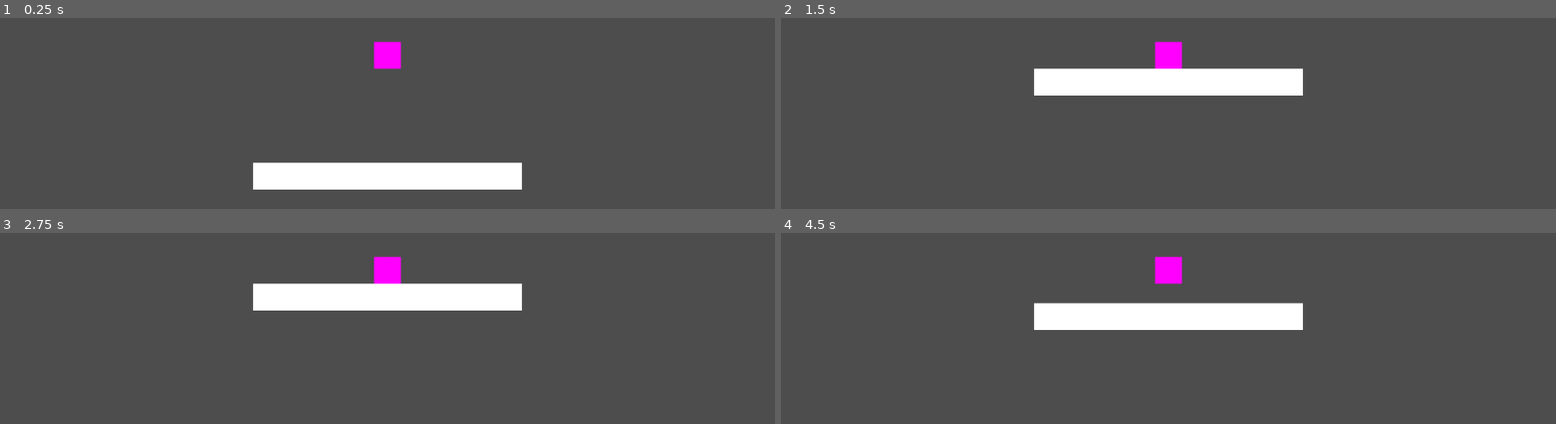
Above: before the commit, frames 1-4 (two rows, left to right).
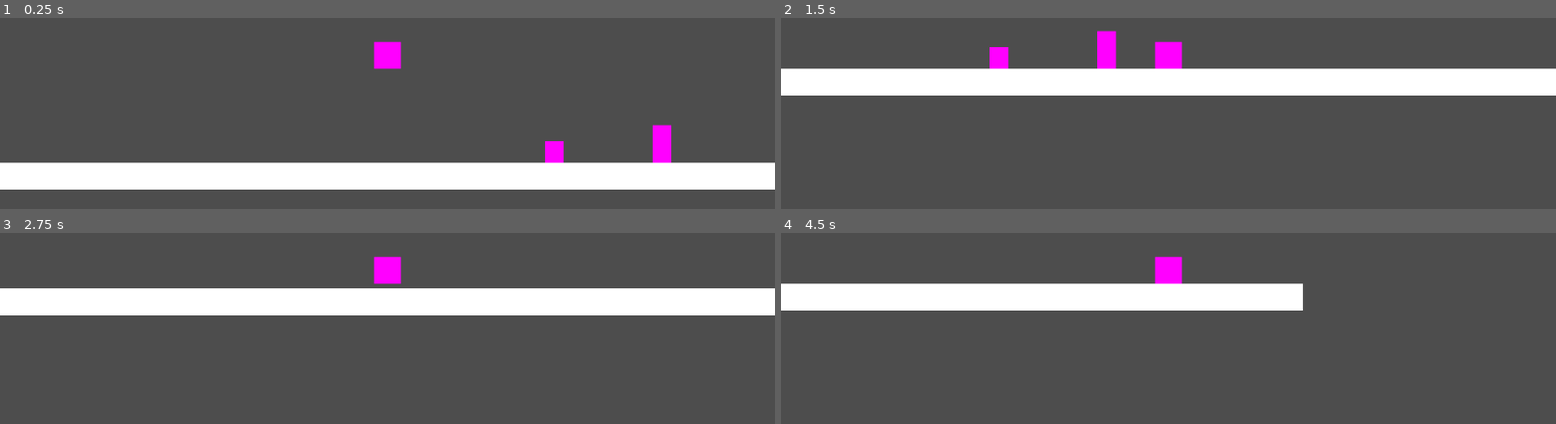
Above: after the commit, the same moments.

Repository: PlantvZombie/Dino
Game: Godot game, scene res://story_mode.tscn
Same seed, same stepped clock (60 frames per second), same inputs: the game is played once before the commit and once after it. The project has no main scene, so this scene is started directly.
Inputs:
- Up to frame 1 (0.25 s): no input
- Up to frame 2 (1.5 s): hold W (up) from 0.53 s (still down); tap Space (space) at 0.6 s
- Up to frame 3 (2.75 s): tap Space (space) at 1.55, 2.1 s; release W (up) at 2.03 s; tap W (up) at 2.3 s
- Up to frame 4 (4.5 s): hold W (up) 2.78-4.28 s; tap Space (space) at 2.85, 4.35 s

The runs differ from the first frame. In frame 1, 10% of the frame differs, in the area x 0-100%, y 55-90%; in frame 2, 10%; in frame 3, 11%; in frame 4, 12%, in the area x 0-68%, y 26-51%.

Commit message:
Small and Large Rock Made

Diff:
--- a/dino/dino_story_mode.gd
+++ b/dino/dino_story_mode.gd
@@ -8,11 +8,12 @@
 		velocity.y = move_toward(velocity.y, 200, 5)
 	if is_on_floor():
 		velocity.y = 0
-	if Input.is_action_just_pressed("space") and is_on_floor():
-		velocity.y -= 200
+	if Input.is_action_just_pressed("up") and is_on_floor():
+		velocity.y -= 150
+	velocity.x = 200
 	move_and_slide()
 
 func _input(event: InputEvent) -> void:
-	if event.is_action_released("space"):
+	if event.is_action_released("up"):
 		if velocity.y < 0:
-			velocity.y *= 0.2
+			velocity.y *= 0.3
--- /dev/null
+++ b/dino/small_rock.tscn
@@ -0,0 +1,16 @@
+[gd_scene load_steps=3 format=3 uid="uid://5l4i2md6pu2c"]
+
+[sub_resource type="PlaceholderTexture2D" id="PlaceholderTexture2D_l8838"]
+
+[sub_resource type="RectangleShape2D" id="RectangleShape2D_c0k5a"]
+size = Vector2(14, 16)
+
+[node name="Small Rock" type="Area2D"]
+
+[node name="Sprite2D" type="Sprite2D" parent="."]
+position = Vector2(-4.76837e-07, -4.76837e-07)
+scale = Vector2(14, 16)
+texture = SubResource("PlaceholderTexture2D_l8838")
+
+[node name="CollisionShape2D" type="CollisionShape2D" parent="."]
+shape = SubResource("RectangleShape2D_c0k5a")
--- a/dino/story_mode.tscn
+++ b/dino/story_mode.tscn
@@ -1,6 +1,8 @@
-[gd_scene load_steps=6 format=3 uid="uid://dpwq8o3bq2xrf"]
+[gd_scene load_steps=8 format=3 uid="uid://dpwq8o3bq2xrf"]
 
 [ext_resource type="Script" path="res://dino_story_mode.gd" id="1_jg5g8"]
+[ext_resource type="PackedScene" uid="uid://5l4i2md6pu2c" path="res://small_rock.tscn" id="2_lr2x0"]
+[ext_resource type="PackedScene" uid="uid://qqi3cruqigl8" path="res://tall_rock.tscn" id="3_u58p8"]
 
 [sub_resource type="PlaceholderTexture2D" id="PlaceholderTexture2D_t7n80"]
 
@@ -12,29 +14,35 @@
 
 [node name="Story Mode" type="Node2D"]
 
-[node name="CharacterBody2D" type="CharacterBody2D" parent="."]
+[node name="Dino" type="CharacterBody2D" parent="."]
 position = Vector2(100, 100)
 script = ExtResource("1_jg5g8")
 
-[node name="Sprite2D" type="Sprite2D" parent="CharacterBody2D"]
+[node name="Sprite" type="Sprite2D" parent="Dino"]
 position = Vector2(-1.90735e-06, -1.90735e-06)
 scale = Vector2(20, 20)
 texture = SubResource("PlaceholderTexture2D_t7n80")
 
-[node name="CollisionShape2D" type="CollisionShape2D" parent="CharacterBody2D"]
+[node name="Hitbox" type="CollisionShape2D" parent="Dino"]
 shape = SubResource("RectangleShape2D_t57sy")
 
-[node name="Camera2D" type="Camera2D" parent="CharacterBody2D"]
+[node name="Camera" type="Camera2D" parent="Dino"]
 zoom = Vector2(2, 2)
 
-[node name="Area2D" type="StaticBody2D" parent="."]
+[node name="Test Floor" type="StaticBody2D" parent="."]
 position = Vector2(100, 200)
-scale = Vector2(10, 1)
+scale = Vector2(100, 1)
 
-[node name="CollisionShape2D" type="CollisionShape2D" parent="Area2D"]
+[node name="CollisionShape2D" type="CollisionShape2D" parent="Test Floor"]
 shape = SubResource("RectangleShape2D_rwhxs")
 
-[node name="MeshInstance2D" type="MeshInstance2D" parent="Area2D"]
+[node name="MeshInstance2D" type="MeshInstance2D" parent="Test Floor"]
 position = Vector2(-5.10365e-07, -1.90735e-06)
 scale = Vector2(20, 20)
 mesh = SubResource("BoxMesh_tg76y")
+
+[node name="Small Rock" parent="." instance=ExtResource("2_lr2x0")]
+position = Vector2(274, 182)
+
+[node name="Tall Rock" parent="." instance=ExtResource("3_u58p8")]
+position = Vector2(354, 176)
--- /dev/null
+++ b/dino/tall_rock.tscn
@@ -0,0 +1,16 @@
+[gd_scene load_steps=3 format=3 uid="uid://qqi3cruqigl8"]
+
+[sub_resource type="RectangleShape2D" id="RectangleShape2D_ve3jd"]
+size = Vector2(14, 28)
+
+[sub_resource type="PlaceholderTexture2D" id="PlaceholderTexture2D_si4q6"]
+
+[node name="Tall Rock" type="Area2D"]
+
+[node name="CollisionShape2D" type="CollisionShape2D" parent="."]
+shape = SubResource("RectangleShape2D_ve3jd")
+
+[node name="Sprite2D" type="Sprite2D" parent="."]
+position = Vector2(4.76837e-07, 7.15256e-07)
+scale = Vector2(14, 28)
+texture = SubResource("PlaceholderTexture2D_si4q6")
